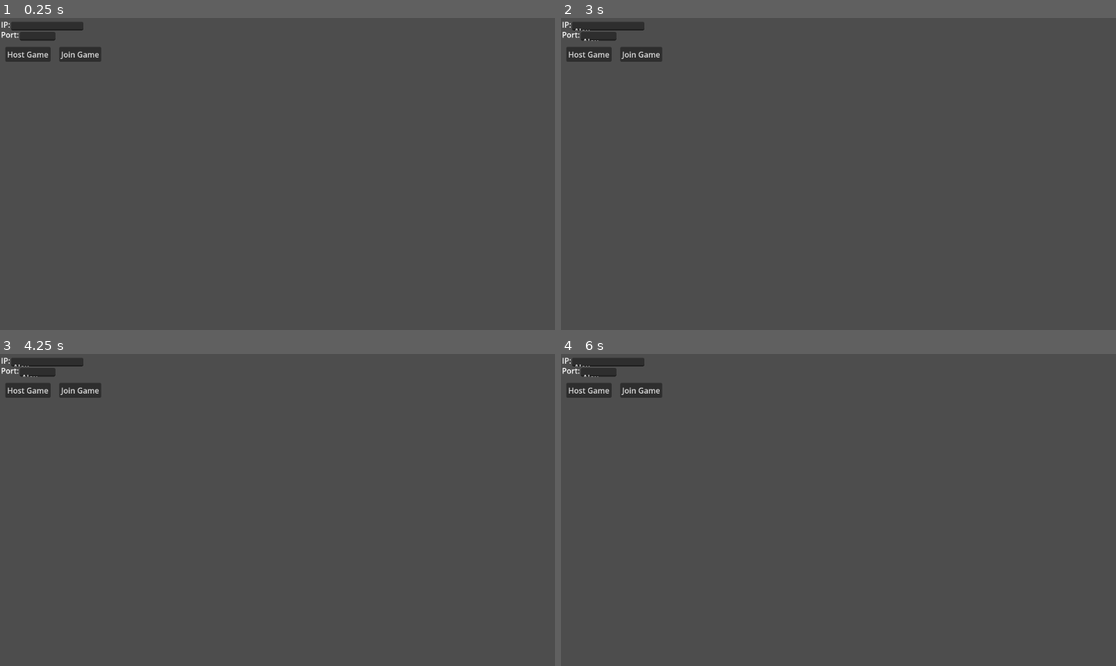
Above: before the commit, frames 1-4 (two rows, left to right).
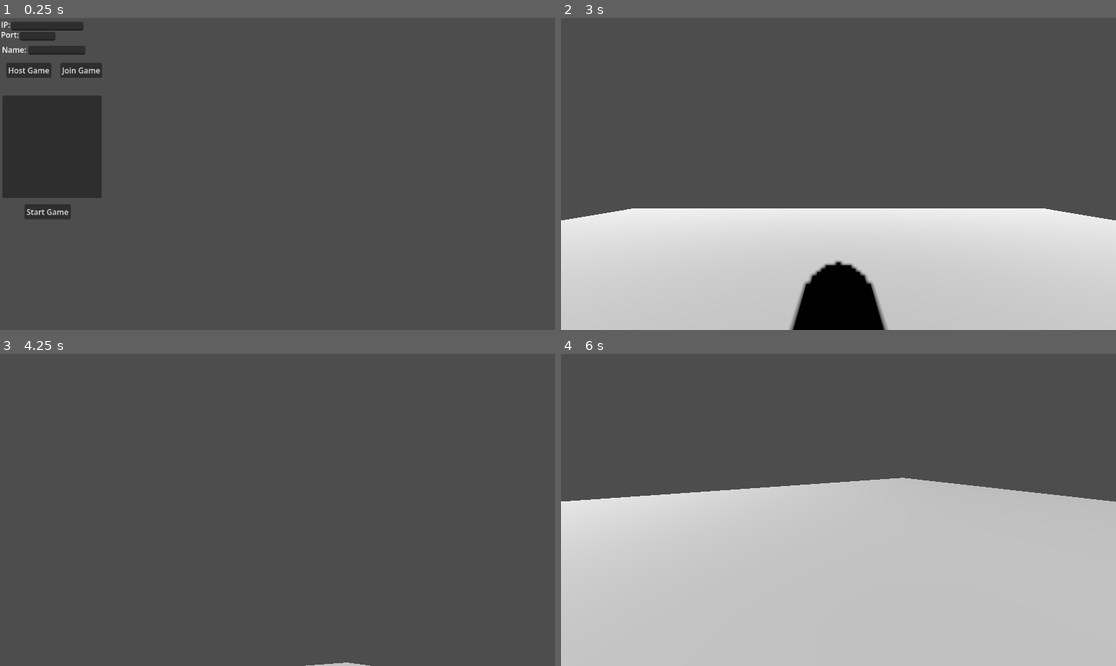
Above: after the commit, the same moments.

Repository: Colorful-Orange-Juice/Tower
Game: Godot game, scene res://scenes/game.tscn
Same seed, same stepped clock (60 frames per second), same inputs: the game is played once before the commit and once after it. This scene is started directly instead of the project's main scene.
Inputs (mouse positions are in pixels of both pictures, inside the frame that each line leads up to):
- Up to frame 1 (0.25 s): no input
- Up to frame 2 (3 s): click (610, 27) at 0.52 s; type "Alex" at 0.6 s; click (599, 36) at 0.75 s; type "Alex" at 0.83 s; click "Join Game" at 1.25 s; click "Host Game" at 2 s; click (610, 211) at 2.75 s, where only the run after the commit has a clickable "Start Game"
- Up to frame 3 (4.25 s): move the mouse to (399, 494) at 3.52 s; tap S (move_b) at 3.6 s
- Up to frame 4 (6 s): move the mouse to (727, 525) at 4.27 s; tap W (move_f) at 4.35 s; move the mouse to (894, 441) at 5.02 s; tap A (move_l) at 5.1 s; move the mouse to (810, 572) at 5.77 s; tap D (move_r) at 5.85 s

The runs differ from the first frame. In frame 1, 7.4% of the frame differs, in the area x 0-19%, y 8-65%; in frame 2, 40%; in frame 3, 1.3%; in frame 4, 58%, in the area x 0-100%, y 1-100%.

Commit message:
add more controls to menu

Diff:
--- a/scenes/main_menu.tscn
+++ b/scenes/main_menu.tscn
@@ -27,12 +27,27 @@
 offset_bottom = 46.0
 text = "Port:"
 
+[node name="Label3" type="Label" parent="." unique_id=258859634]
+layout_mode = 0
+offset_left = 4.0
+offset_top = 54.0
+offset_right = 44.0
+offset_bottom = 77.0
+text = "Name:"
+
 [node name="TextEdit" type="TextEdit" parent="." unique_id=1522810949]
 layout_mode = 0
 offset_left = 23.0
 offset_top = 8.0
 offset_right = 173.0
 offset_bottom = 26.0
+
+[node name="TextEdit3" type="TextEdit" parent="." unique_id=1287534029]
+layout_mode = 0
+offset_left = 59.0
+offset_top = 58.0
+offset_right = 177.0
+offset_bottom = 76.0
 
 [node name="TextEdit2" type="TextEdit" parent="." unique_id=1173974659]
 layout_mode = 0
@@ -43,16 +58,31 @@
 
 [node name="Button" type="Button" parent="." unique_id=1591986337]
 layout_mode = 0
-offset_left = 123.0
-offset_top = 60.0
-offset_right = 210.0
-offset_bottom = 91.0
+offset_left = 125.0
+offset_top = 93.0
+offset_right = 212.0
+offset_bottom = 124.0
 text = "Join Game"
 
 [node name="Button2" type="Button" parent="." unique_id=1623003043]
 layout_mode = 0
-offset_left = 11.0
-offset_top = 60.0
-offset_right = 105.0
-offset_bottom = 91.0
+offset_left = 13.0
+offset_top = 93.0
+offset_right = 107.0
+offset_bottom = 124.0
 text = "Host Game"
+
+[node name="Button3" type="Button" parent="." unique_id=1490811529]
+layout_mode = 0
+offset_left = 51.0
+offset_top = 387.0
+offset_right = 145.0
+offset_bottom = 418.0
+text = "Start Game"
+
+[node name="ItemList" type="ItemList" parent="." unique_id=436273850]
+layout_mode = 0
+offset_left = 5.0
+offset_top = 161.0
+offset_right = 211.0
+offset_bottom = 374.0
--- a/scripts/game.gd
+++ b/scripts/game.gd
@@ -5,14 +5,20 @@
 
 func _ready():
 	# Preconfigure game.
+	Lobby.new_player.connect(fill_player_list)
 	Lobby.player_loaded.rpc_id(1) # Tell the server that this peer has loaded.
 	main_menu.button.pressed.connect(_on_create_client)
 	main_menu.button_2.pressed.connect(_on_create_server)
+	main_menu.start.pressed.connect(start_game)
 
 # Called only on the server.
 func start_game():
 	# All peers are ready to receive RPCs in this scene.
-	Lobby.load_game("test_scene")
+	Lobby.load_game.rpc("res://scenes/tests/test1/test_scene.tscn")
+
+func fill_player_list():
+	for player in Lobby.players:
+		main_menu.item_list.add_item("%s: %s" % [player, Lobby.players[player]], null, false)
 
 func _on_create_client():
 	print("client button pressed")
@@ -36,3 +42,4 @@
 		port = int(main_menu.text_edit_2.text)
 	peer.create_server(port, Lobby.MAX_CONNECTIONS)
 	multiplayer.multiplayer_peer = peer
+	print("Players after server creation: ", Lobby.players)
--- a/scripts/lobby.gd
+++ b/scripts/lobby.gd
@@ -6,6 +6,7 @@
 signal player_connected(peer_id, player_info)
 signal player_disconnected(peer_id)
 signal server_disconnected
+signal new_player
 
 const PORT = 7000
 const DEFAULT_SERVER_IP = "127.0.0.1" # IPv4 localhost
@@ -74,6 +75,7 @@
 		if players_loaded == players.size():
 			$/root/Game.start_game()
 			players_loaded = 0
+	new_player.emit()
 
 
 # When a peer connects, send them my player info.
@@ -87,6 +89,7 @@
 	var new_player_id = multiplayer.get_remote_sender_id()
 	players[new_player_id] = new_player_info
 	player_connected.emit(new_player_id, new_player_info)
+
 
 
 func _on_player_disconnected(id):
--- a/scripts/main_menu.gd
+++ b/scripts/main_menu.gd
@@ -2,6 +2,10 @@
 
 @onready var button: Button = $Button
 @onready var button_2: Button = $Button2
+@onready var start: Button = $Button3
 
 @onready var text_edit: TextEdit = $TextEdit
 @onready var text_edit_2: TextEdit = $TextEdit2
+@onready var player_name: TextEdit = $TextEdit3
+
+@onready var item_list: ItemList = $ItemList
Not shown, added: scenes/game.tscn1326914106.tmp
Not shown, added: scenes/game.tscn1332874245.tmp
